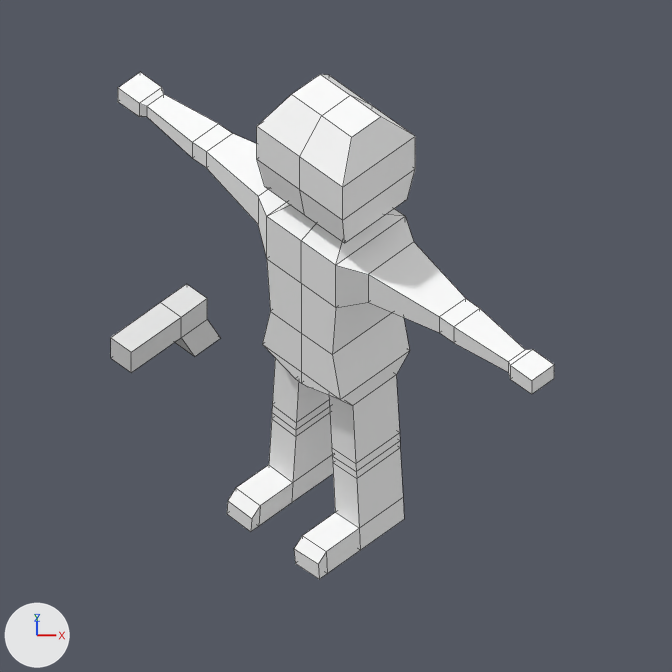
A saved change to the Blender file bleed-client/blender/Character9.blend.
The view is the same before and after, from the file's camera 'Camera'. Arrows for +X, +Y and +Z are at lower left; the lights stay in place. Mesh edges are drawn as thin lines.

In view in the first picture: 'Character', 'Handgun'.
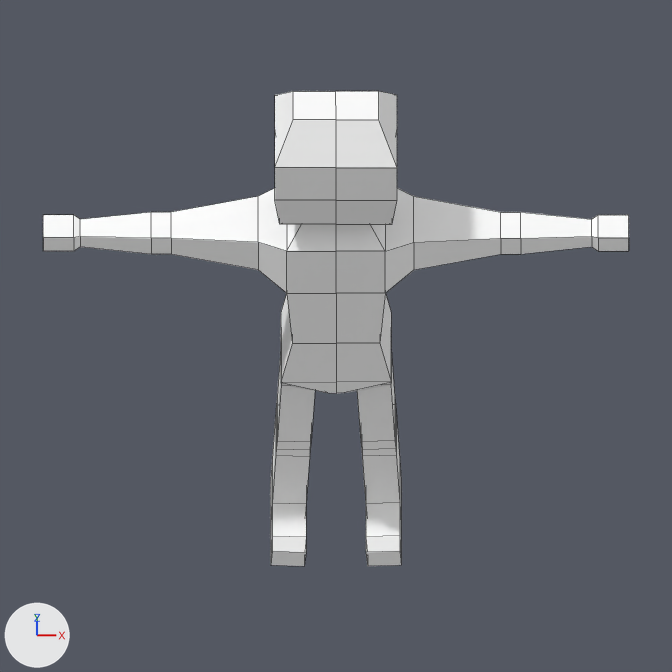
Pixel boxes [x1, y1, x2, y2] of what changed, in the pictures (672 x 672 px):
'Character', turned
    before: [118, 72, 554, 579]
    after: [43, 91, 629, 566]
'Handgun', hidden
    before: [111, 284, 220, 373]

What changed in the scene script:
```text
Change ob_handgun:
    add ob_handgun.hide_render = True
Change ob_character:
    ob_character.rotation_euler: (0.0, 0.0, 2.356) -> (0.0, 0.0, -3.142)  # degrees (0, 0, 135) -> degrees (0, 0, -180)
```
